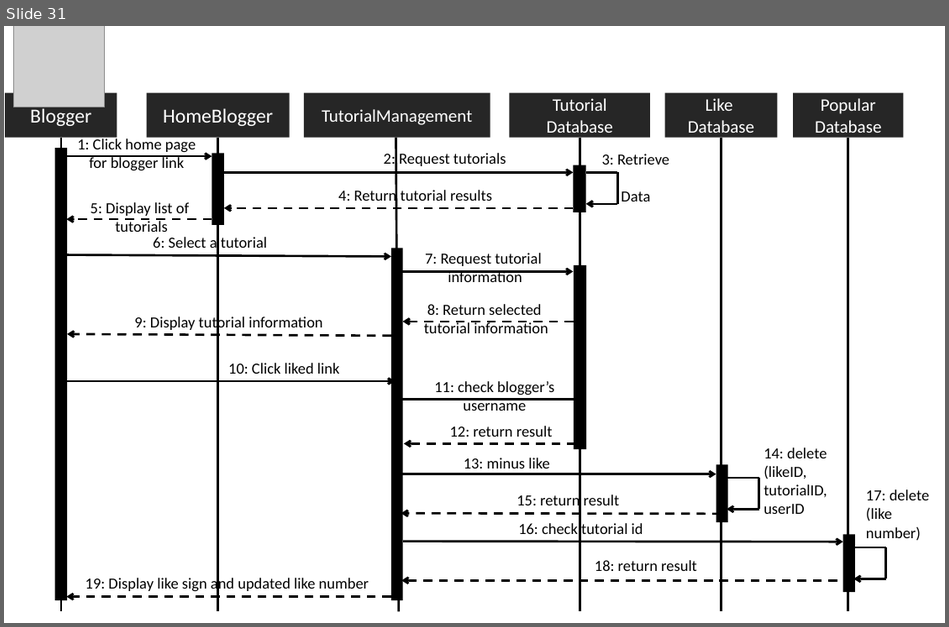
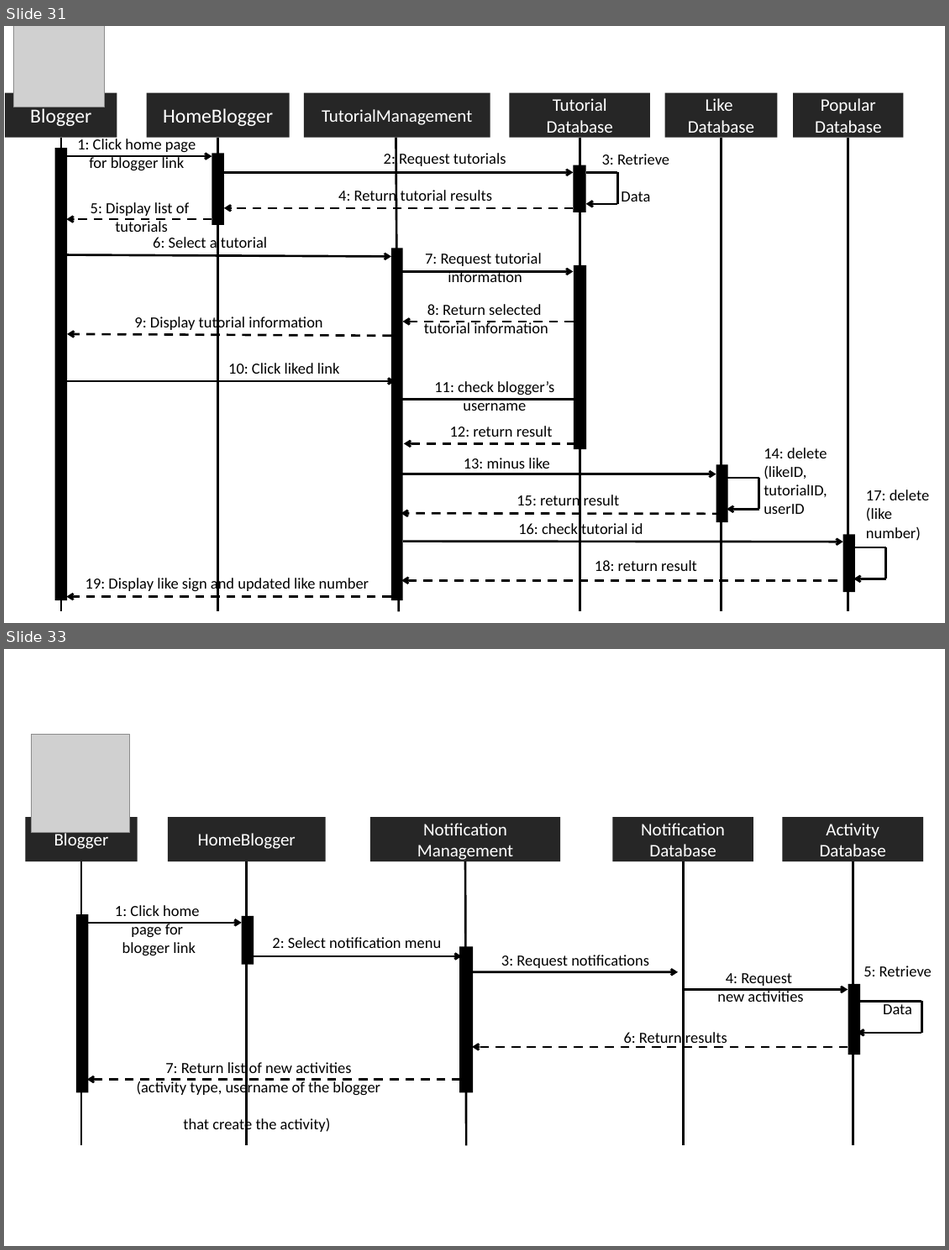
Before and after one commit to asciidaitoon/HanDIYcraft, a slide deck: Design/SQ web.pptx. Shown one above the other, each under a label of ours: slide 31 before the commit, slides 31 and 33 after it; the slides between them are not shown. The pictures are 949x627 and 949x1250 pixels, drawn with LibreOffice and Linux fonts; fonts in the diff are those of the drawing; grey boxes stand for pictures. Boxes give left, top, right and bottom in pixels: in the first picture for what was removed or moved away, otherwise in the second. Text is boxed around its words. In the diff, an @@ line names an element or a change of style, - is before the commit and + after.

```diff
--- a/Design/SQ web.pptx
+++ b/Design/SQ web.pptx
@@ slide 33 added at [4,649,945,1246], background #FFFFFF @@
@@ picture added at [32,735,130,833] @@
@@ rectangle added at [26,817,138,862], fill #262626, 16 pt, text #FFFFFF @@
+Blogger
@@ rectangle added at [168,817,326,862], fill #262626, 16 pt, text #FFFFFF @@
+HomeBlogger
@@ rectangle added at [370,817,561,862], fill #262626, 16 pt, text #FFFFFF @@
+Notification
+Management
@@ rectangle added at [613,817,753,862], fill #262626, 16 pt, text #FFFFFF @@
+Notification
+Database
@@ rectangle added at [783,817,923,862], fill #262626, 16 pt, text #FFFFFF @@
+Activity
+Database
@@ line added from (81, 862) to (81, 1146), #000000 2 pt @@
@@ line added from (247, 862) to (247, 1146), #000000 2 pt @@
@@ line added from (465, 862) to (466, 1146), #000000 2 pt @@
@@ line added from (683, 862) to (683, 1146), #000000 2 pt @@
@@ line added from (852, 862) to (852, 1146), #000000 2 pt @@
@@ rectangle added at [76,915,89,1093], fill #000000 @@
@@ arrow added from (82, 923) to (242, 923), #000000 2 pt @@
@@ text added at [115,905,199,956], 14 pt, text #000000 @@
+1: Click home
+page for
+blogger link
@@ rectangle added at [242,916,253,965], fill #000000 @@
@@ text added at [272,937,441,948], 14 pt, text #000000 @@
+2: Select notification menu
@@ rectangle added at [459,947,474,1093], fill #000000 @@
@@ arrow added from (253, 956) to (461, 956), #000000 2 pt @@
@@ arrow added from (473, 972) to (678, 972), #000000 2 pt @@
@@ text added at [501,955,649,968], 14 pt, text #000000 @@
+3: Request notifications
@@ text added at [717,973,803,1002], 14 pt, text #000000 @@
+4: Request
+new activities
@@ text added at [863,966,931,1014], 14 pt, text #000000 @@
+5: Retrieve
+Data
@@ arrow added from (684, 990) to (847, 990), #000000 2 pt @@
@@ rectangle added at [847,984,860,1056], fill #000000 @@
@@ line added from (921, 1001) to (857, 1001), #000000 2 pt @@
@@ line added from (921, 1033) to (921, 1001), #000000 2 pt @@
@@ arrow added from (847, 1047) to (473, 1047), #000000 2 pt dashed @@
@@ text added at [624,1032,727,1047], 14 pt, text #000000 @@
+6: Return results
@@ arrow added from (921, 1033) to (857, 1033), #000000 2 pt @@
@@ text added at [137,1061,380,1134], 14 pt, text #000000 @@
+7: Return list of new activities
+(activity type, username of the blogger
+that create the activity)
@@ arrow added from (461, 1080) to (87, 1080), #000000 2 pt dashed @@
```
Also in this commit, not shown: 3 other slides added, 8 other files.
